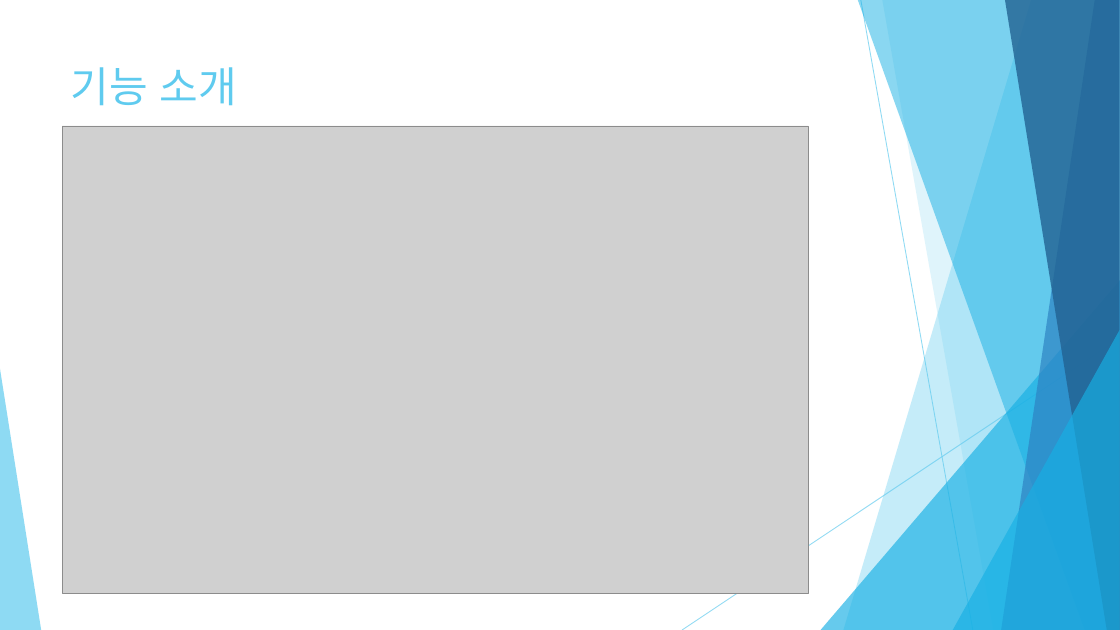
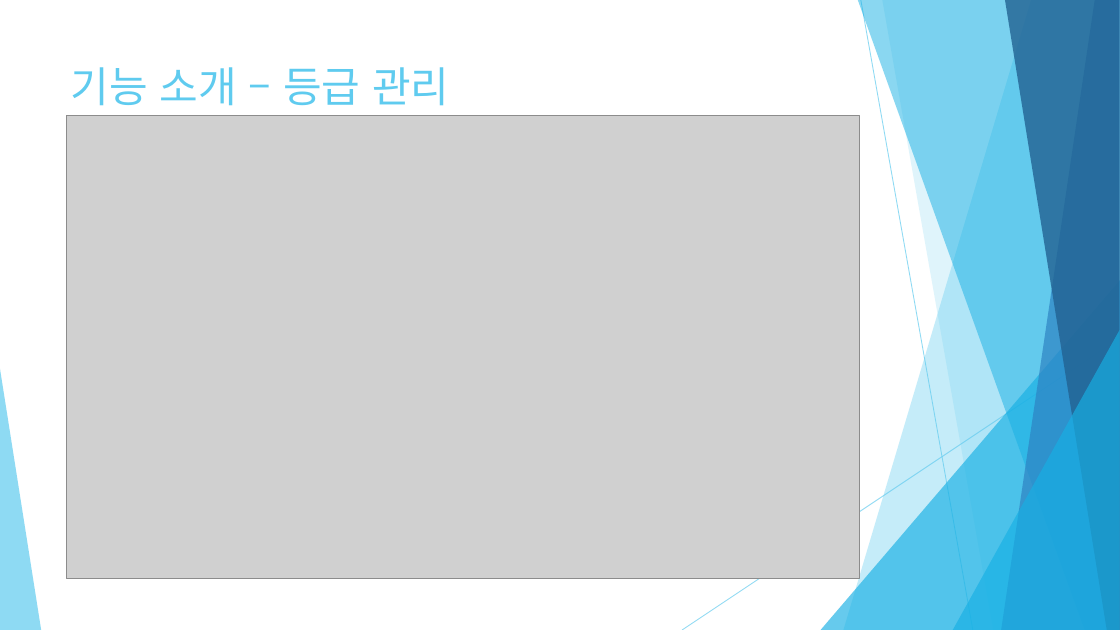
Before and after one commit to mywns123/project_yeop, a slide deck: slide 30 of document/세탁물 주문 관리_임준엽.pptx (slide 23 before the commit). Drawn at 1120x630 pixels with LibreOffice and Linux fonts; fonts in the diff are those of the drawing; grey boxes stand for pictures. Boxes give left, top, right and bottom in pixels: in the first picture for what was removed or moved away, otherwise in the second. Text is boxed around its words. In the diff, an @@ line names an element or a change of style, - is before the commit and + after.

```diff
--- a/document/세탁물 주문 관리_임준엽.pptx
+++ b/document/세탁물 주문 관리_임준엽.pptx
@@ title at [71, 67, 449, 106]: text changed @@
-기능 소개
+기능 소개 – 등급 관리
@@ picture: place and size @@
-picture at [62, 126, 808, 593]
+picture at [66, 116, 860, 579]
```
Also in this commit, not shown: 19 other slides changed, 7 slides added, 19 other files.
